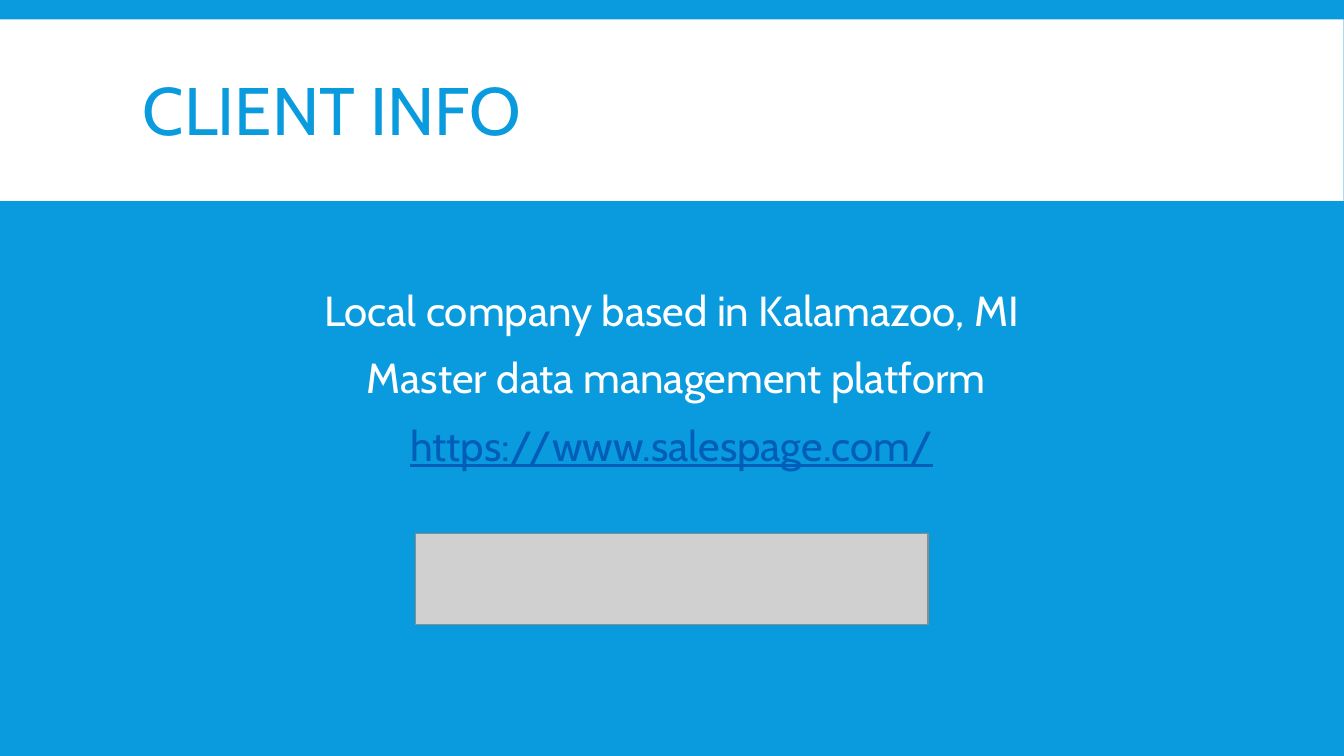
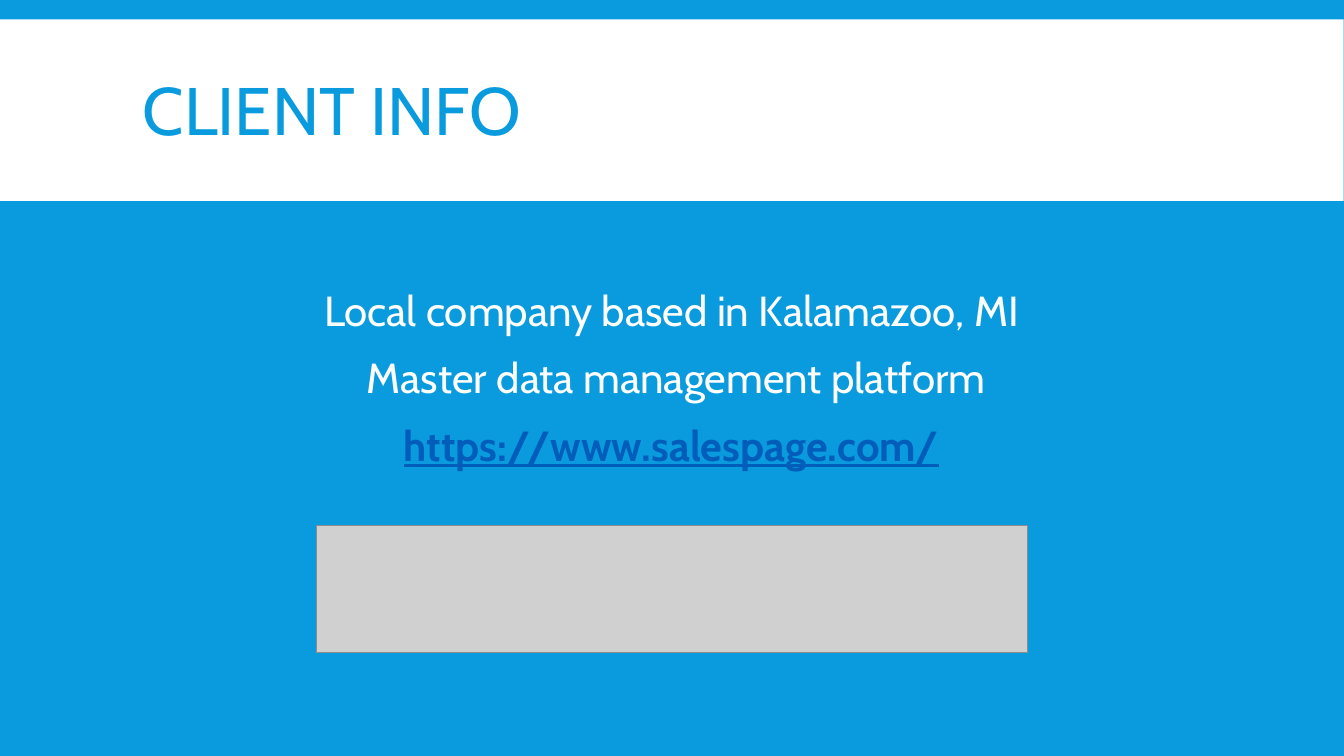
Before and after one commit to OryGregS/SeniorProject, a slide deck: slide 3 of docs/FuzzyRecordLinkage.pptx (slide 5 before the commit). Drawn at 1344x756 pixels with LibreOffice and Linux fonts; fonts in the diff are those of the drawing; grey boxes stand for pictures. Boxes give left, top, right and bottom in pixels: in the first picture for what was removed or moved away, otherwise in the second. Text is boxed around its words. In the diff, an @@ line names an element or a change of style, - is before the commit and + after.

```diff
--- a/docs/FuzzyRecordLinkage.pptx
+++ b/docs/FuzzyRecordLinkage.pptx
@@ text at box(404, 430, 939, 471): bold on in "https://www.salespage.com/" @@
@@ picture: place and size @@
-picture at box(415, 533, 929, 625)
+picture at box(317, 526, 1028, 653)
```
Also in this commit, not shown: 15 other slides changed, 2 slides added, 1 slide removed, 44 other files.
